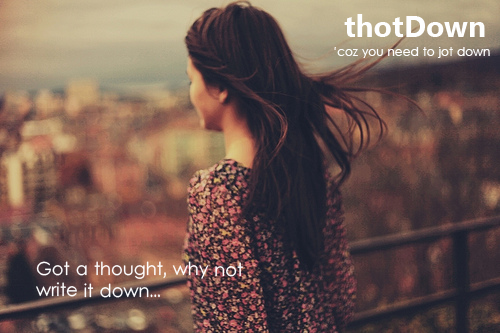
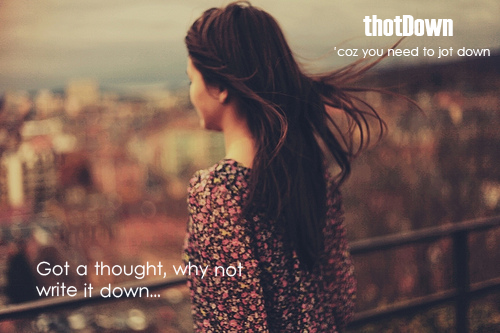
Comparing the layer stacks of the two 500 × 333 images. Changes:
painted on "thotDown" over [344, 14, 485, 37]
